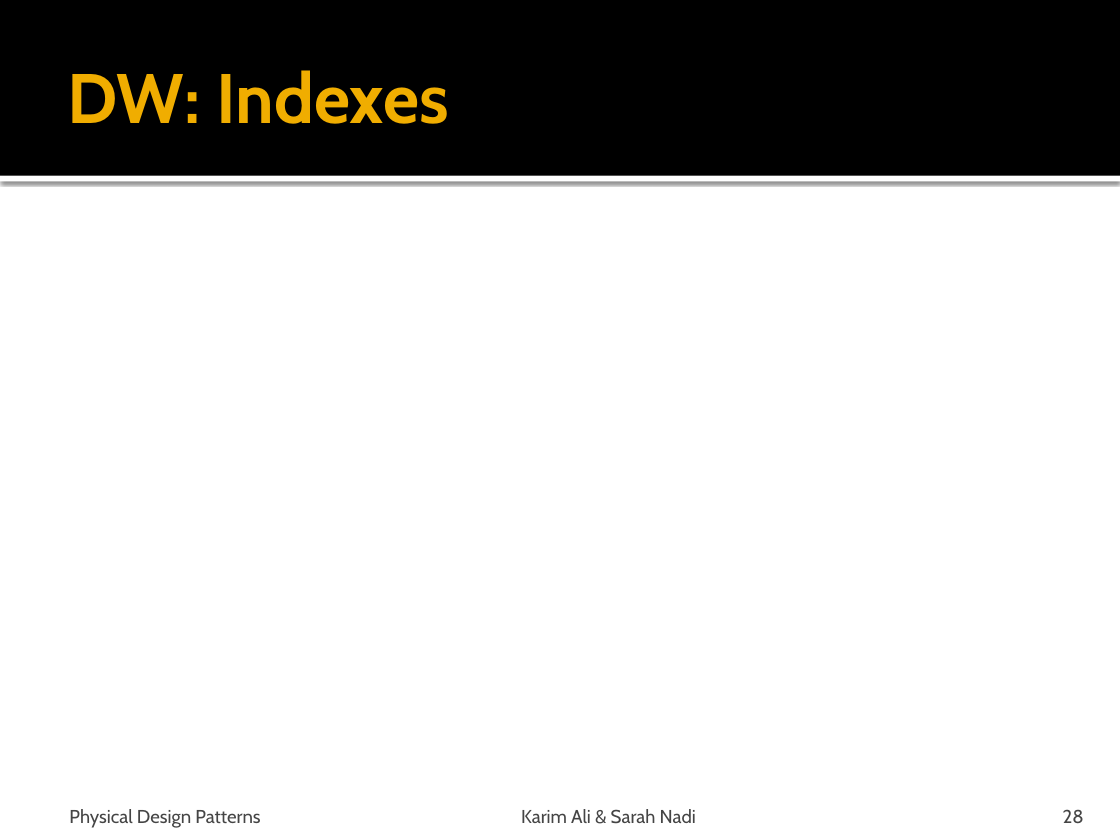
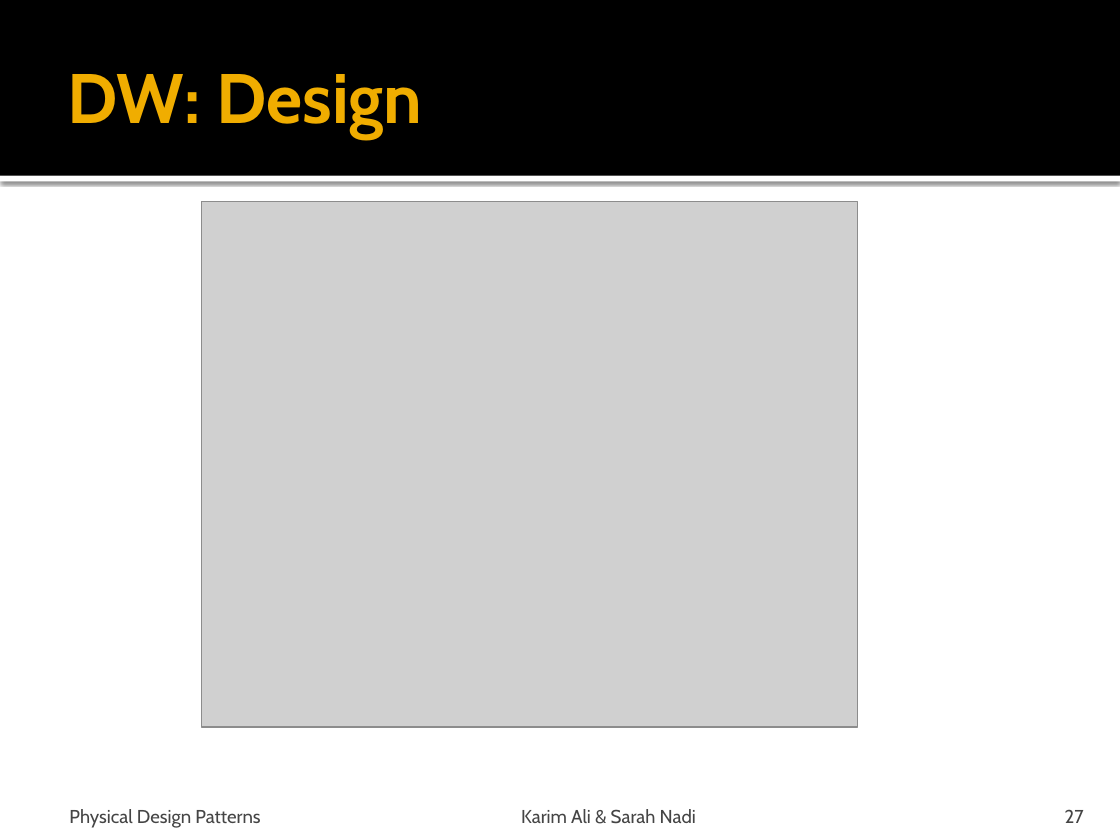
Before and after one commit to snadi/cs848-db, a slide deck: slide 27 of cs848-db/PhysDesignPres.pptx (slide 28 before the commit). Drawn at 1120x840 pixels with LibreOffice and Linux fonts; fonts in the diff are those of the drawing; grey boxes stand for pictures. Boxes give left, top, right and bottom in pixels: in the first picture for what was removed or moved away, otherwise in the second. Text is boxed around its words. In the diff, an @@ line names an element or a change of style, - is before the commit and + after.

```diff
--- a/cs848-db/PhysDesignPres.pptx
+++ b/cs848-db/PhysDesignPres.pptx
@@ title at (67, 74, 422, 139): text changed @@
-DW: Indexes
+DW: Design
@@ picture added at (202, 202, 858, 727) @@
@@ page number at (1065, 809, 1084, 823): text changed @@
-28
+27
```
Also in this commit, not shown: 3 other slides changed, 7 slides added.
